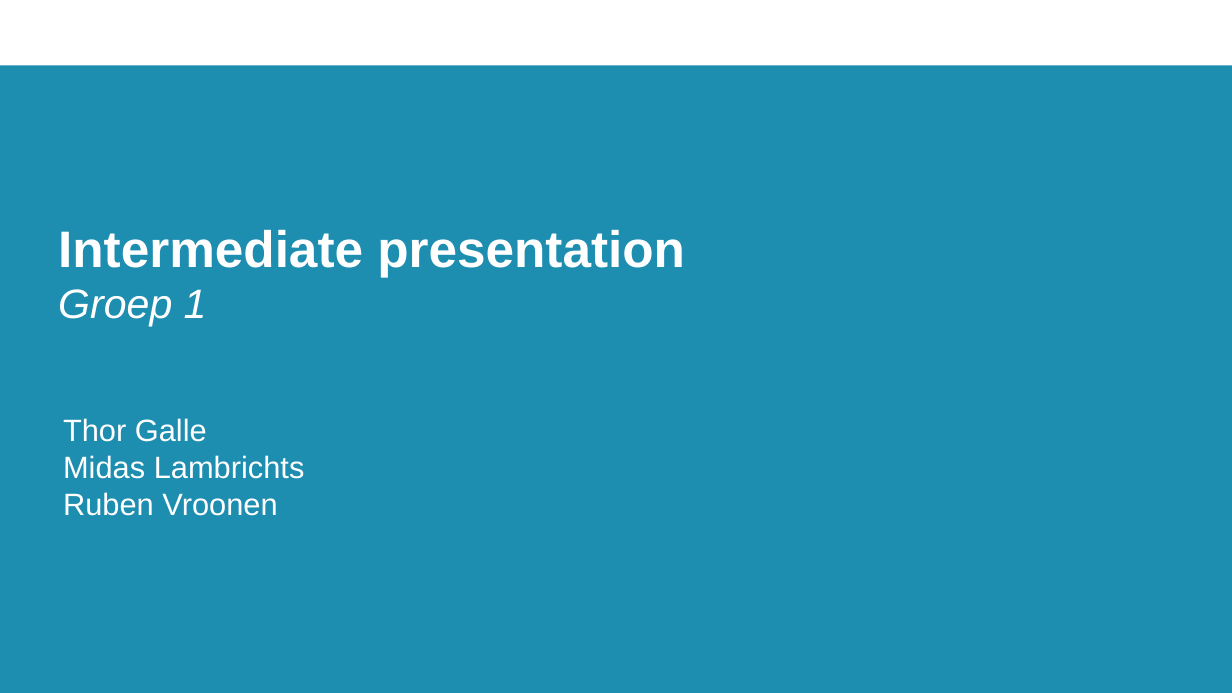
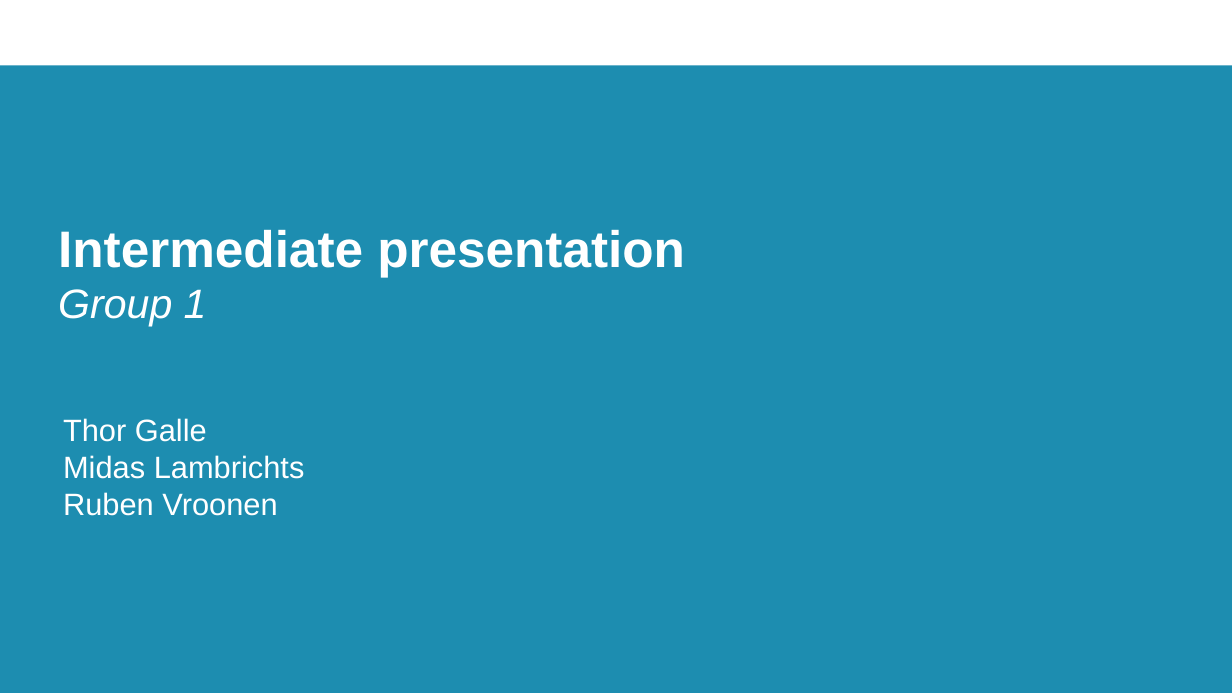
Before and after one commit to MidasLamb/IV, a slide deck: slide 1 of Presentations/infovis intermediate presentation.pptx. Drawn at 1232x693 pixels with LibreOffice and Linux fonts; fonts in the diff are those of the drawing; background and template pictures are left out. Boxes give left, top, right and bottom in pixels: in the first picture for what was removed or moved away, otherwise in the second. Text is boxed around its words. In the diff, an @@ line names an element or a change of style, - is before the commit and + after.

```diff
--- a/Presentations/infovis intermediate presentation.pptx
+++ b/Presentations/infovis intermediate presentation.pptx
@@ title at (x1=58, y1=229, x2=685, y2=327): text changed @@
-Intermediate presentation
-Groep 1
+Intermediate presentation
+Group 1
```
Also in this commit, not shown: 4 other slides changed, 2 slides added.
